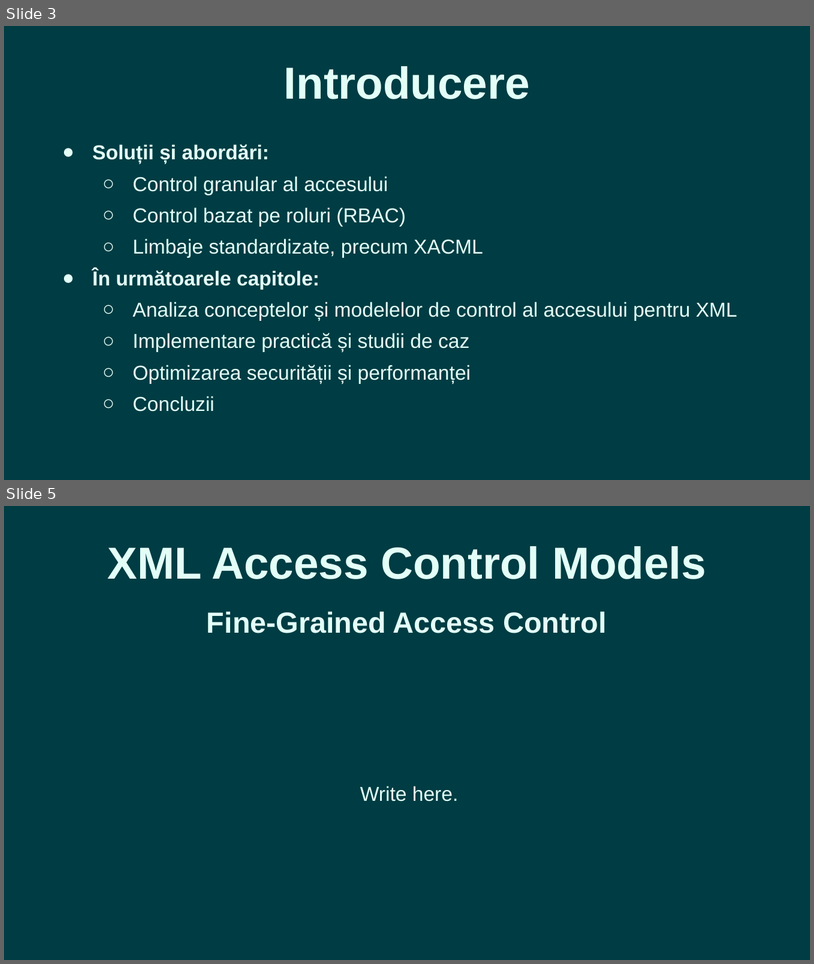
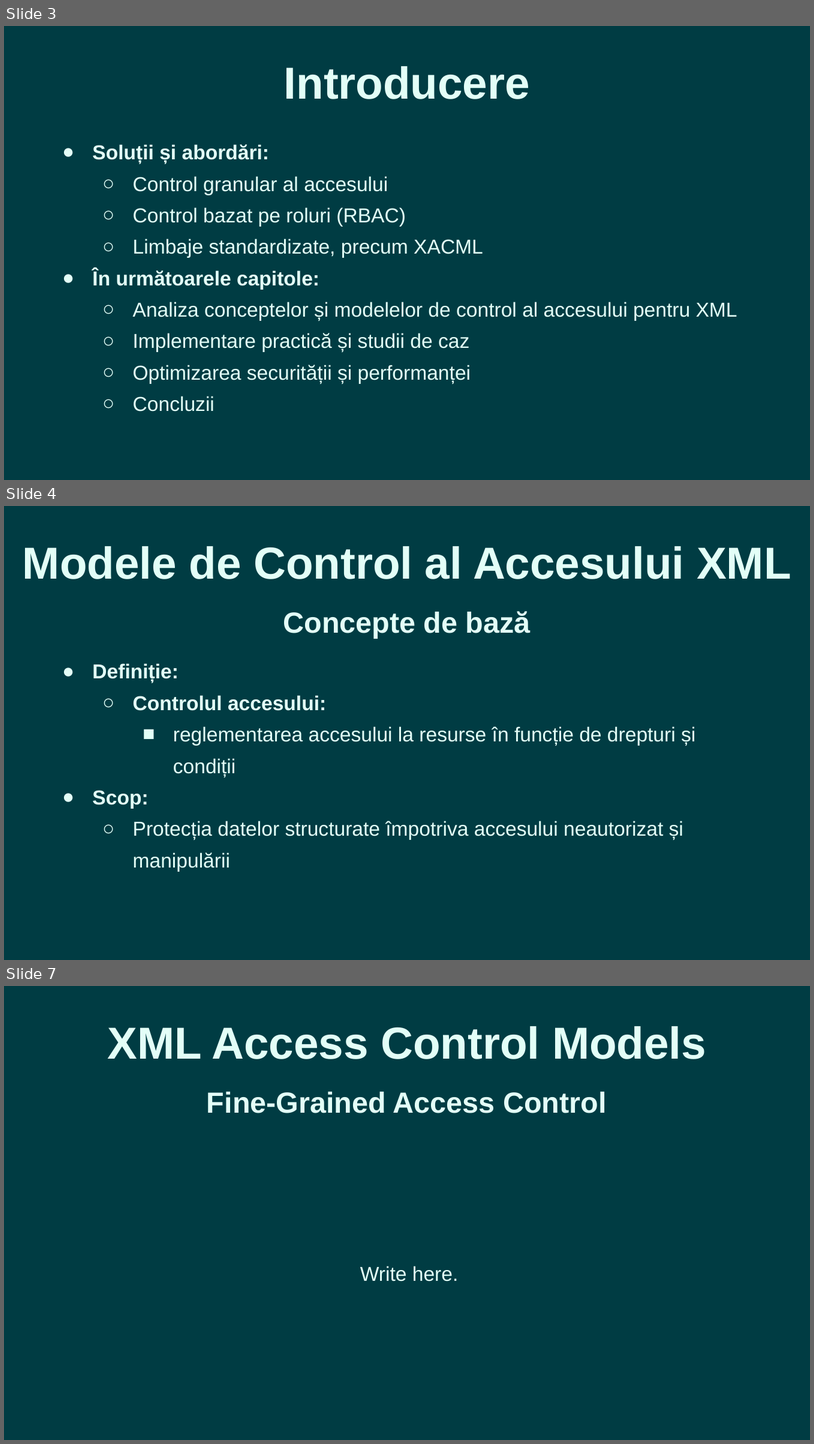
Before and after one commit to romantudorofficial/University_InformationSecurity, a slide deck: Access Control for XML - Presentation.pptx. Shown one above the other, each under a label of ours: slides 3 and 5 before the commit, slides 3, 4 and 7 after it; the slides between them are not shown. The pictures are 814x964 and 814x1444 pixels, drawn with LibreOffice and Linux fonts; fonts in the diff are those of the drawing. Boxes give left, top, right and bottom in pixels: in the first picture for what was removed or moved away, otherwise in the second. Text is boxed around its words. In the diff, an @@ line names an element or a change of style, - is before the commit and + after.

```diff
--- a/Access Control for XML - Presentation.pptx
+++ b/Access Control for XML - Presentation.pptx
@@ slide 4 added at (x1=4, y1=506, x2=810, y2=960), background #003C43 @@
@@ text added at (x1=23, y1=546, x2=791, y2=579), 40 pt, text #E3FEF7, bold @@
+Modele de Control al Accesului XML
@@ text added at (x1=283, y1=611, x2=531, y2=639), 26 pt, text #E3FEF7, bold @@
+Concepte de bază
@@ text added at (x1=92, y1=663, x2=696, y2=871), 18 pt, text #E3FEF7 @@
+● Definiție:
+  ○ Controlul accesului:
+    ■ reglementarea accesului la resurse în funcție de drepturi și condiții
+● Scop:
+  ○ Protecția datelor structurate împotriva accesului neautorizat și manipulării
@@ what was slide 5 is now slide 7 @@
```
Also in this commit, not shown: 2 other slides added, 1 slide removed, 3 other files.
